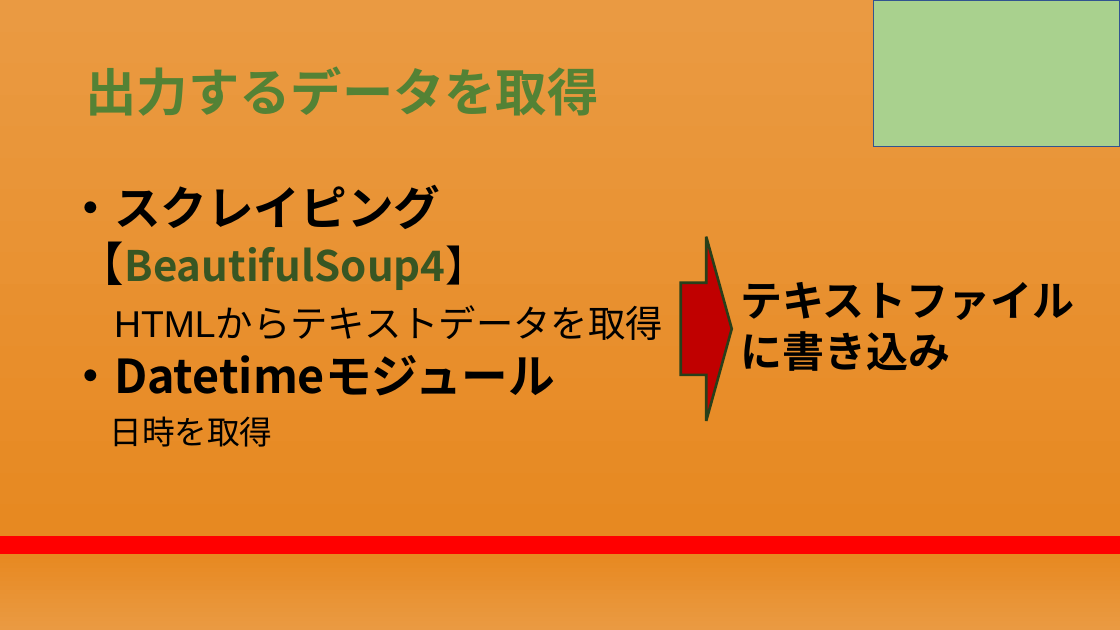
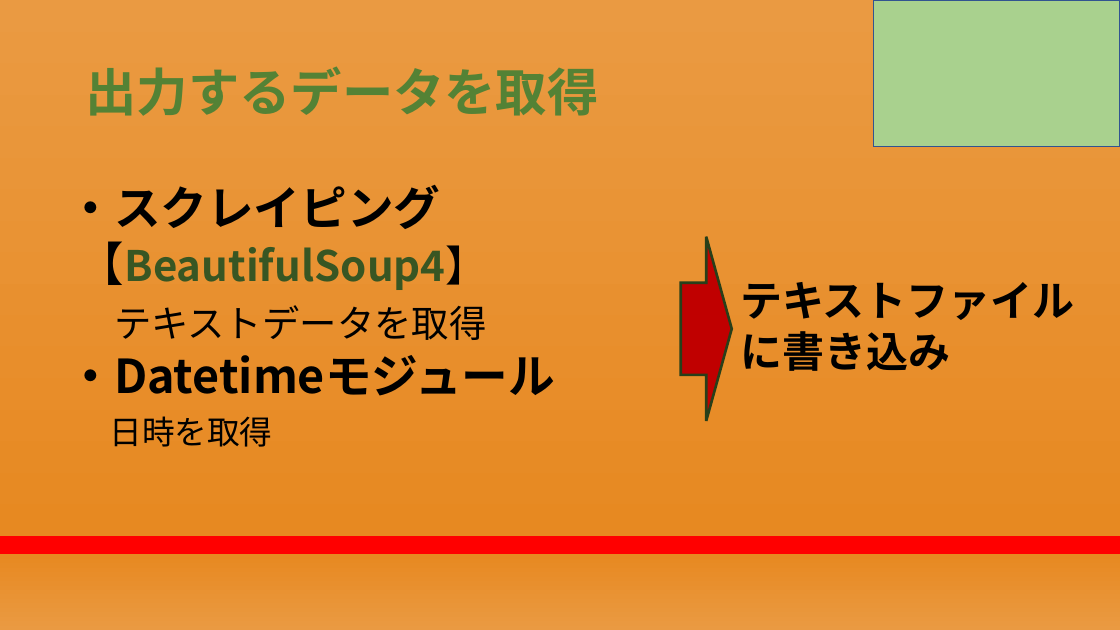
Before and after one commit to RikiishiSuzunosuke/AIspeaker_yosie, a slide deck: slide 17 of presentation/AIスピーカー開発_2.pptx (slide 19 before the commit). Drawn at 1120x630 pixels with LibreOffice and Linux fonts; fonts in the diff are those of the drawing. Boxes give left, top, right and bottom in pixels: in the first picture for what was removed or moved away, otherwise in the second. Text is boxed around its words. In the diff, an @@ line names an element or a change of style, - is before the commit and + after.

```diff
--- a/presentation/AIスピーカー開発_2.pptx
+++ b/presentation/AIスピーカー開発_2.pptx
@@ text at (114,305,486,340): text changed @@
-HTMLからテキストデータを取得
+テキストデータを取得
```
Also in this commit, not shown: 5 other slides changed, 3 slides added, 5 slides removed, 4 other files.
